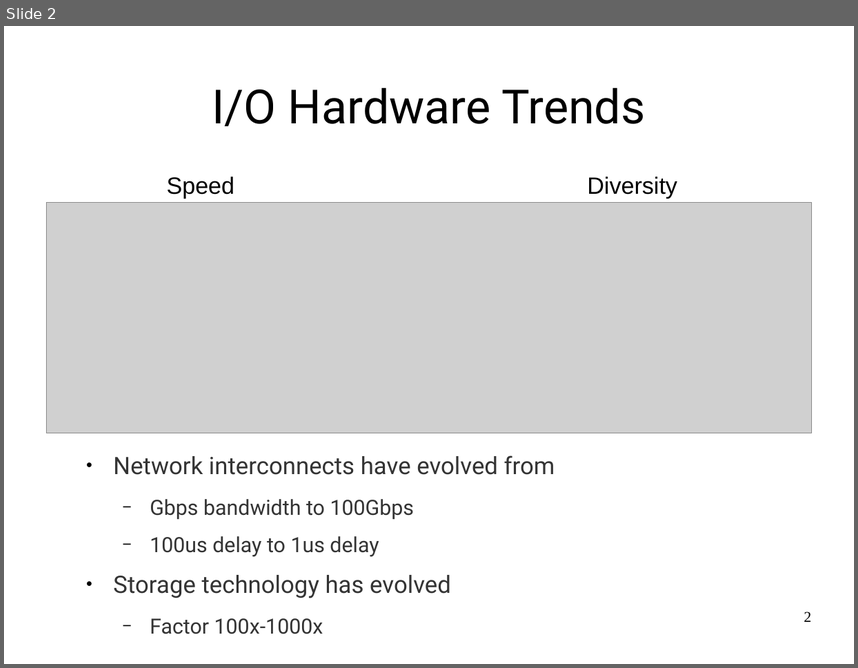
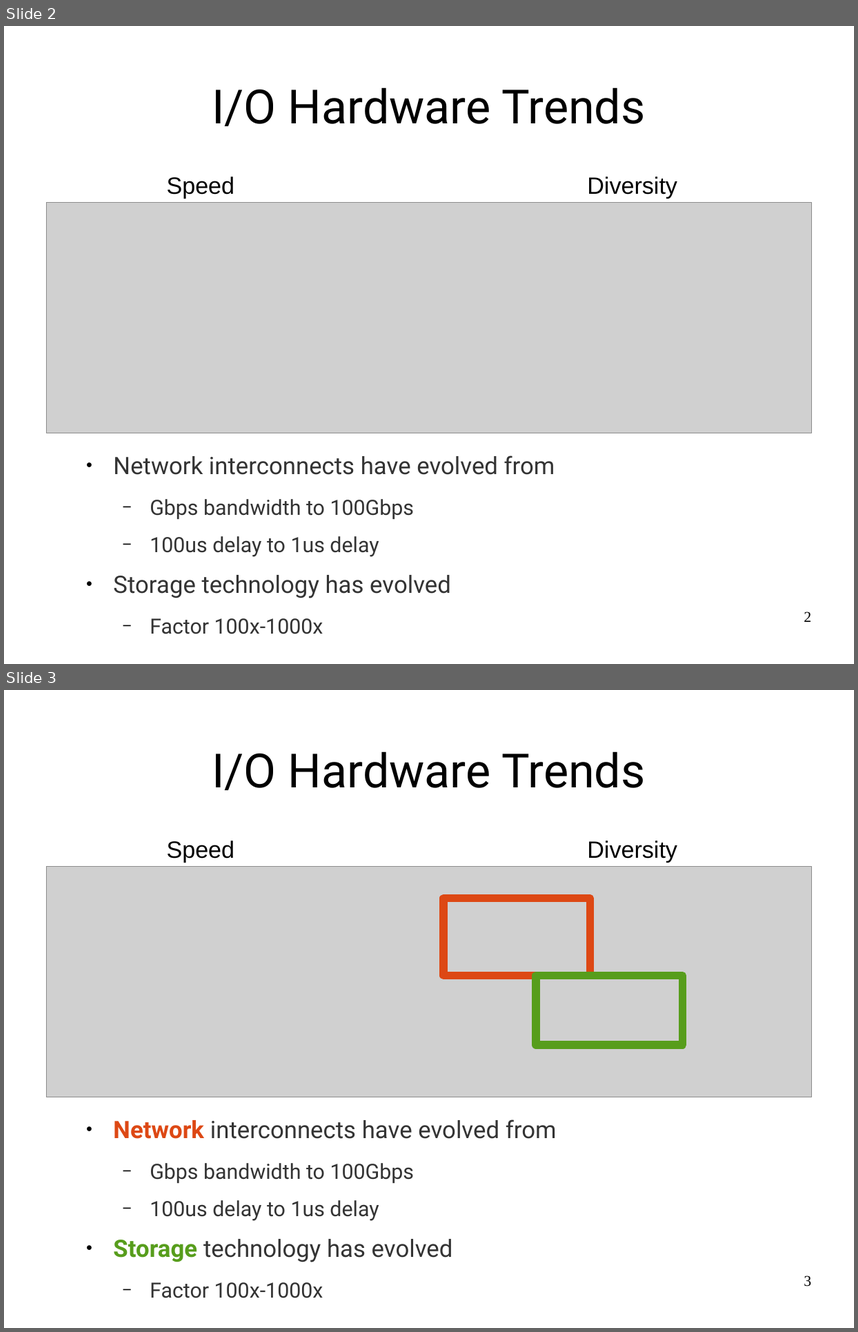
Before and after one commit to huangyibo/spark-summit-17, a slide deck: crail-spark-summit.odp. Shown one above the other, each under a label of ours: slide 2 before the commit, slides 2 and 3 after it. The pictures are 858x668 and 858x1332 pixels, drawn with LibreOffice and Linux fonts; fonts in the diff are those of the drawing; grey boxes stand for pictures. Boxes give left, top, right and bottom in pixels: in the first picture for what was removed or moved away, otherwise in the second. Text is boxed around its words. In the diff, an @@ line names an element or a change of style, - is before the commit and + after.

```diff
--- a/crail-spark-summit.odp
+++ b/crail-spark-summit.odp
@@ slide 3 added at (x1=4, y1=690, x2=854, y2=1328), background #FFFFFF @@
@@ title added at (x1=212, y1=751, x2=645, y2=791), 44 pt, text #000000 @@
+I/O Hardware Trends
@@ rectangle added at (x1=405, y1=822, x2=854, y2=1257), fill #FFFFFF, outline #FFFFFF 0 pt @@
@@ text added at (x1=167, y1=840, x2=235, y2=862), 22 pt, text #000000 @@
+Speed
@@ text added at (x1=587, y1=840, x2=677, y2=862), 22 pt, text #000000 @@
+Diversity
@@ picture added at (x1=46, y1=867, x2=812, y2=1097) @@
@@ rectangle added at (x1=444, y1=898, x2=590, y2=976), outline #DD4814 7.2 pt @@
@@ rectangle added at (x1=536, y1=976, x2=683, y2=1045), outline #579D1C 7.2 pt @@
@@ text added at (x1=113, y1=1119, x2=557, y2=1298), 22.4 pt, text #333333 @@
+● Network interconnects have evolved from
+  − Gbps bandwidth to 100Gbps
+  − 100us delay to 1us delay
+● Storage technology has evolved
+  − Factor 100x-1000x
@@ page number added at (x1=804, y1=1275, x2=811, y2=1286), 14 pt, text #000000 @@
+3
```
Also in this commit, not shown: 3 slides changed, 3 other slides added, 1 slide removed.
